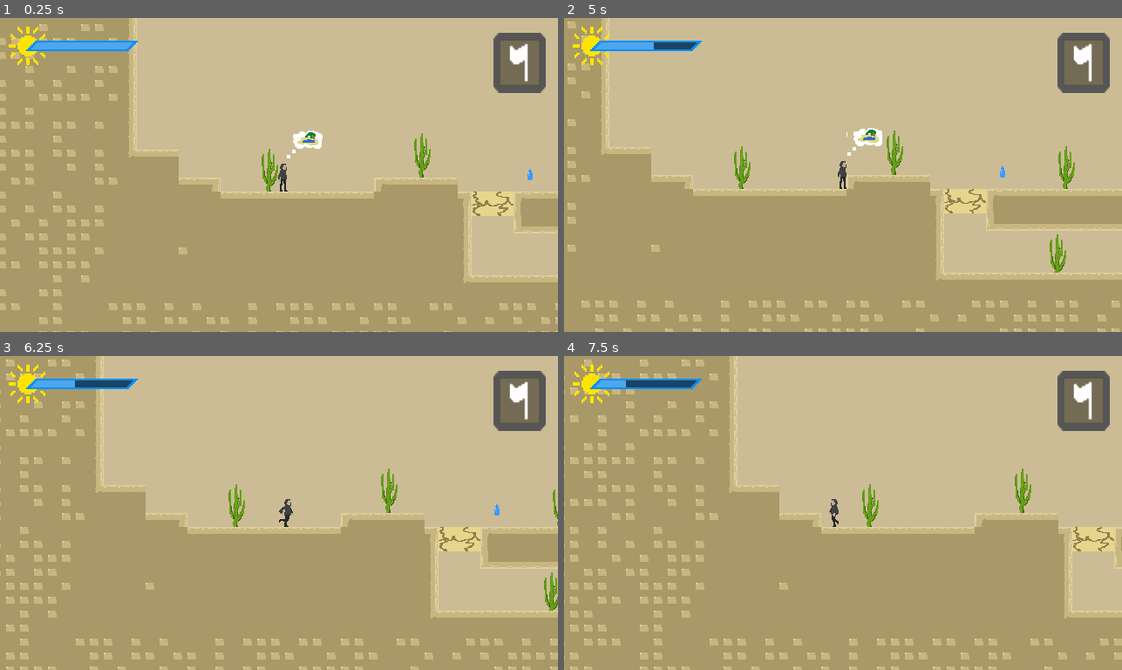
Above: before the commit, frames 1-4 (two rows, left to right).
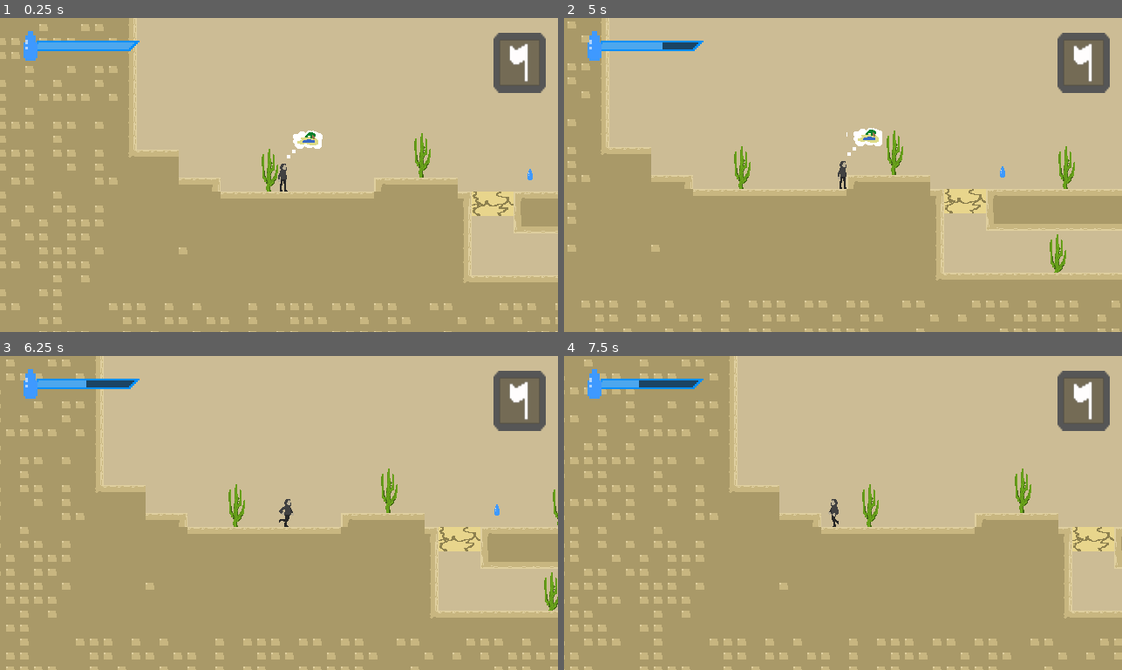
Above: after the commit, the same moments.

Repository: Aterlone/MasseyGameJam
Game: Godot game, scene res://main.tscn
The game is run twice, just before and just after one commit, with the same random seed, the same clock (stepped at 60 frames per second) and the same inputs.
Inputs (mouse positions are in pixels of both pictures, inside the frame that each line leads up to):
- Up to frame 1 (0.25 s): no input
- Up to frame 2 (5 s): click (1082, 61) at 0.5 s; tap Enter (ui_accept) at 1.25, 1.52, 2.27, 3.77, 4.52 s; hold Right (ui_right) 1.28-2.78 s; hold Left (ui_left) 2.78-3.53 s; hold Right (ui_right) from 3.53 s (still down)
- Up to frame 3 (6.25 s): release Right (ui_right) at 5.03 s; hold Left (ui_left) 5.03-5.78 s; tap Enter (ui_accept) at 5.27 s; hold Right (ui_right) from 5.78 s (still down)
- Up to frame 4 (7.5 s): release Right (ui_right) at 6.53 s; hold Left (ui_left) from 6.53 s (still down); tap Enter (ui_accept) at 6.77 s

The runs differ from the first frame. In frame 1, 0.4% of the frame differs, in the area x 1-25%, y 2-15%; in frame 2, 0.4%; in frame 3, 0.4%; in frame 4, 0.4%.

Commit message:
Balancing 2.0

Diff:
--- a/Misc/giveUp.gd
+++ b/Misc/giveUp.gd
@@ -5,4 +5,4 @@
 	get_tree().reload_current_scene()
 	area_container.add_child(load("res://main.tscn").instantiate())
 
-	area_container.get_child(0).queue_free()
+	##area_container.get_child(0).queue_free()
--- a/Misc/waterBottle.gd
+++ b/Misc/waterBottle.gd
@@ -3,6 +3,6 @@
 func _on_body_entered(body):
 	if body.name == "Player":
 		print("Player collided with this object!")
-		body.get_node("Sprite2D").heal(35)
+		body.get_node("Sprite2D").heal(30)
 
 		queue_free()
--- a/Misc/waterDrop.gd
+++ b/Misc/waterDrop.gd
@@ -3,6 +3,6 @@
 func _on_body_entered(body):
 	if body.name == "Player":
 		print("Player collided with this object!")
-		body.get_node("Sprite2D").heal(5)
+		body.get_node("Sprite2D").heal(2)
 
 		queue_free()
--- a/UI/HUD.tscn
+++ b/UI/HUD.tscn
@@ -2,7 +2,7 @@
 
 [ext_resource type="Texture2D" uid="uid://ce5cyh0yso54h" path="res://UI/ThirstBarUnder.png" id="1_4n7mi"]
 [ext_resource type="Script" uid="uid://cvb1w2x77dx0p" path="res://UI/hud.gd" id="1_gppie"]
-[ext_resource type="Texture2D" uid="uid://whfbp2t2jqr6" path="res://UI/sun.png" id="1_uk570"]
+[ext_resource type="Texture2D" uid="uid://byrbstmnsejcj" path="res://objects/waterdrop.png" id="2_md4fy"]
 [ext_resource type="Texture2D" uid="uid://cq5yhgedln5rq" path="res://UI/ThirstBarCover.png" id="2_uk570"]
 [ext_resource type="Texture2D" uid="uid://d3120nlk2aiw4" path="res://UI/ThirstBarValue.png" id="3_f2wx0"]
 [ext_resource type="Script" uid="uid://d1w1umpu0bm8d" path="res://UI/texture_progress_bar.gd" id="6_2ptjp"]
@@ -17,13 +17,16 @@
 [node name="Control" type="Control" parent="."]
 layout_mode = 3
 anchors_preset = 0
-offset_right = 40.0
+offset_left = 0.5
+offset_right = 40.5
 offset_bottom = 40.0
 
 [node name="Sun" type="Sprite2D" parent="Control"]
+z_index = 1
 texture_filter = 1
-position = Vector2(16, 16)
-texture = ExtResource("1_uk570")
+position = Vector2(16.5, 16.5)
+scale = Vector2(1.394, 1.298)
+texture = ExtResource("2_md4fy")
 
 [node name="ThirstBar" type="TextureProgressBar" parent="Control"]
 texture_filter = 1
--- a/oasis_scene.tscn
+++ b/oasis_scene.tscn
@@ -365,9 +365,9 @@
 anchor_top = 0.5
 anchor_right = 0.5
 anchor_bottom = 0.5
-offset_left = 488.0
+offset_left = 473.0
 offset_top = -272.0
-offset_right = 808.0
+offset_right = 793.0
 offset_bottom = -88.0
 grow_horizontal = 2
 grow_vertical = 2
@@ -385,9 +385,9 @@
 anchor_top = 0.5
 anchor_right = 0.5
 anchor_bottom = 0.5
-offset_left = 488.0
+offset_left = 470.0
 offset_top = -272.0
-offset_right = 808.0
+offset_right = 790.0
 offset_bottom = -88.0
 grow_horizontal = 2
 grow_vertical = 2
--- a/objects/waterBottle.gd
+++ b/objects/waterBottle.gd
@@ -3,6 +3,6 @@
 func _on_body_entered(body):
 	if body.name == "Player":
 		print("Player collided with this object!")
-		body.get_node("Sprite2D").heal(35)
+		body.get_node("Sprite2D").heal(30)
 
 		queue_free()
--- a/player/playerValues.gd
+++ b/player/playerValues.gd
@@ -16,7 +16,7 @@
 
 ## Day night hurt cycle
 var daylight: float = 0
-const min_max = Vector2(1.15,10)
+const min_max = Vector2(1.75,8.5)
 var hurt_multi: float
 
 ## Inside/Outside
@@ -38,6 +38,9 @@
 
 	if not current_health:
 		respawn()
+
+	if current_health > 100:
+		current_health = 100
 
 	score += delta
 
Not shown, changed: house_1.tscn
Not shown: 1 places in oasis_scene.tscn that only renumber resources
